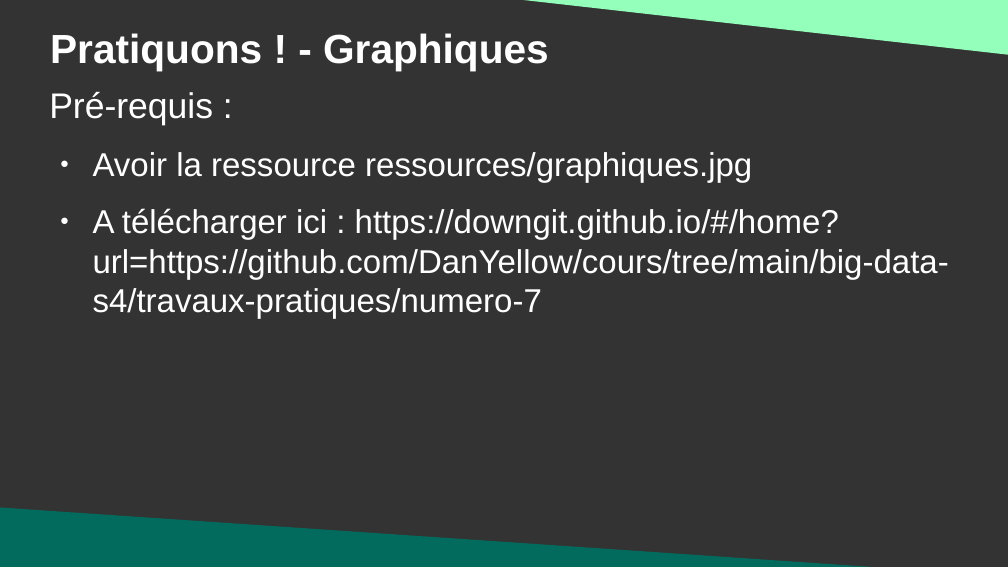
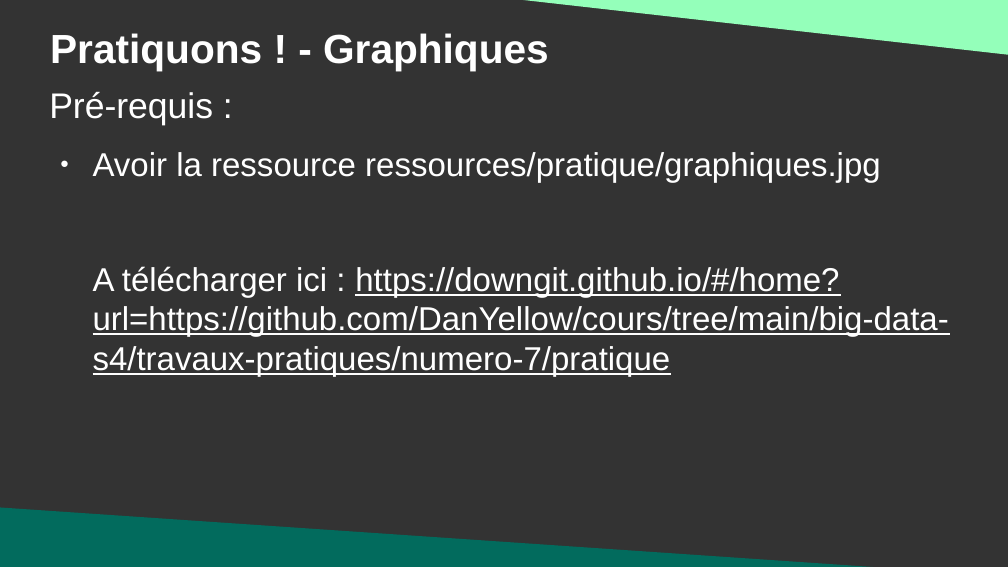
Before and after one commit to DanYellow/cours, a slide deck: slide 6 of big-data-s4/travaux-pratiques/numero-7/presentation.odp. Drawn at 1008x567 pixels with LibreOffice and Linux fonts; fonts in the diff are those of the drawing. Boxes give left, top, right and bottom in pixels: in the first picture for what was removed or moved away, otherwise in the second. Text is boxed around its words. In the diff, an @@ line names an element or a change of style, - is before the commit and + after.

```diff
--- a/big-data-s4/travaux-pratiques/numero-7/presentation.odp
+++ b/big-data-s4/travaux-pratiques/numero-7/presentation.odp
@@ text at (93,152,949,376): text changed @@
-● Avoir la ressource ressources/graphiques.jpg
-● A télécharger ici : https://downgit.github.io/#/home?url=https://github.com/DanYellow/cours/tree/main/big-data-s4/travaux-pratiques/numero-7
+● Avoir la ressource ressources/pratique/graphiques.jpg
+A télécharger ici : https://downgit.github.io/#/home?url=https://github.com/DanYellow/cours/tree/main/big-data-s4/travaux-pratiques/numero-7/pratique
```
Also in this commit, not shown: 1 other slide changed, 5 other files.
